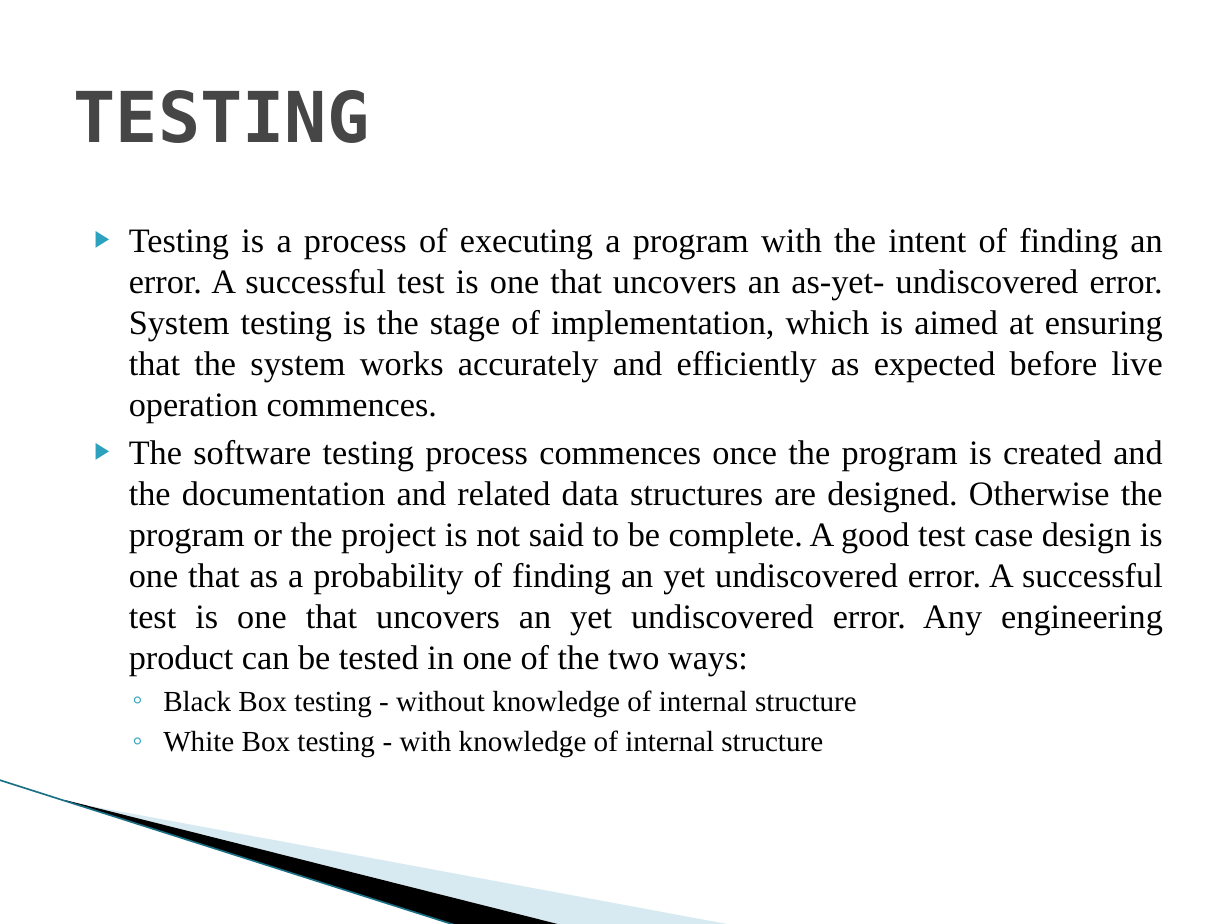
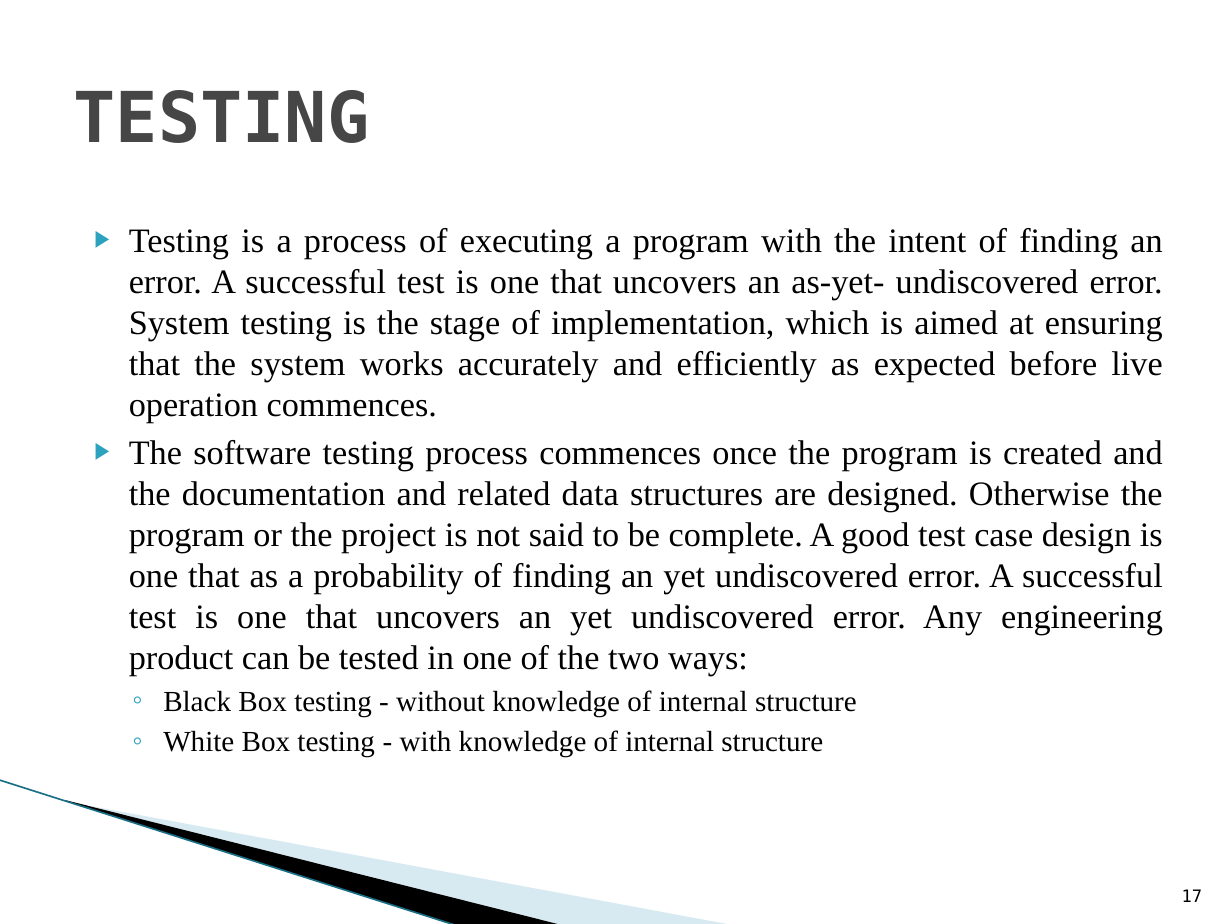
Before and after one commit to jjnanthakumar/D2-Twitter-Analysis-Project, a slide deck: slide 17 of Documents/D2_VIVA_FINAL_PPT.pptx. Drawn at 1232x924 pixels with LibreOffice and Linux fonts; fonts in the diff are those of the drawing; background and template pictures are left out. Boxes give left, top, right and bottom in pixels: in the first picture for what was removed or moved away, otherwise in the second. Text is boxed around its words. In the diff, an @@ line names an element or a change of style, - is before the commit and + after.

```diff
--- a/Documents/D2_VIVA_FINAL_PPT.pptx
+++ b/Documents/D2_VIVA_FINAL_PPT.pptx
@@ page number added at [1182,889,1203,902], 10 pt, text #000000 @@
+17
```
Also in this commit, not shown: 25 other slides changed, 2 slides added, 1 other file.
